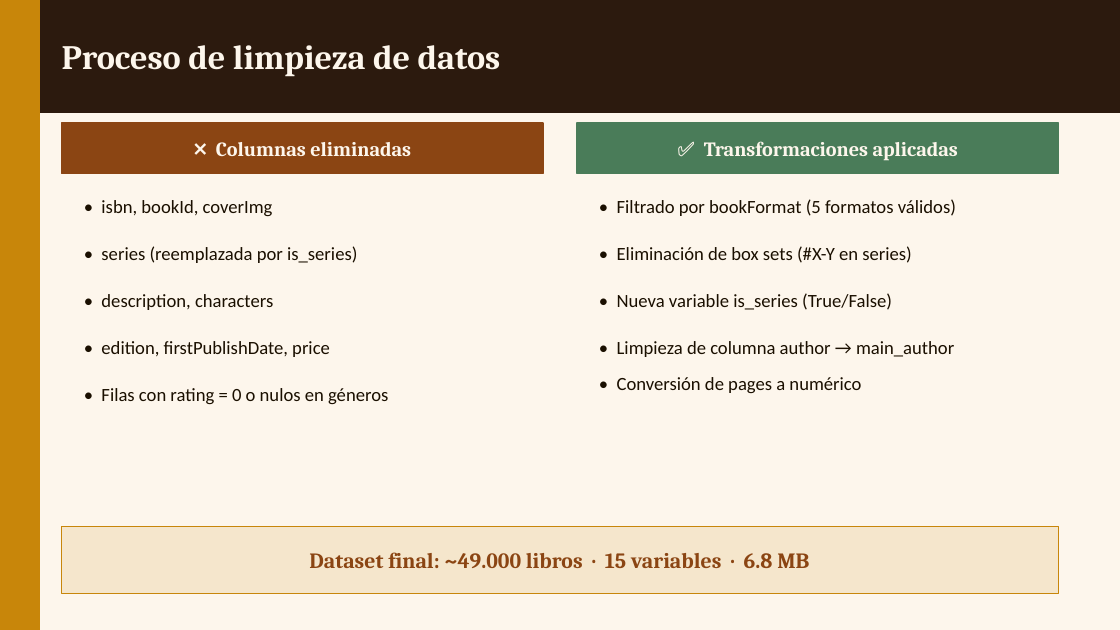
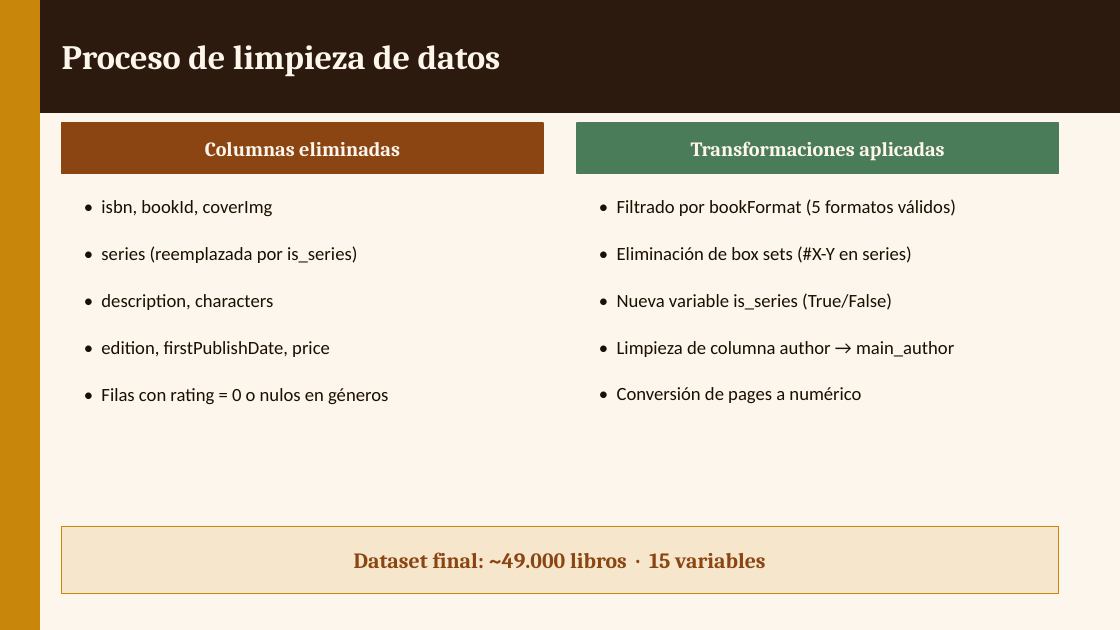
Before and after one commit to fgoiri/EDA-GoodReads-Books, a slide deck: slide 4 of Presentacion/EDA_Goodreads.pptx. Drawn at 1120x630 pixels with LibreOffice and Linux fonts; fonts in the diff are those of the drawing. Boxes give left, top, right and bottom in pixels: in the first picture for what was removed or moved away, otherwise in the second. Text is boxed around its words. In the diff, an @@ line names an element or a change of style, - is before the commit and + after.

```diff
--- a/Presentacion/EDA_Goodreads.pptx
+++ b/Presentacion/EDA_Goodreads.pptx
@@ text at (205,142,400,156): text changed @@
-❌ Columnas eliminadas
+Columnas eliminadas
@@ text at (691,141,944,161): text changed @@
-✅ Transformaciones aplicadas
+Transformaciones aplicadas
@@ text "• Conversión de pages a ...": place and size @@
-text "• Conversión de pages a ..." at (617,377,861,393)
+text "• Conversión de pages a ..." at (617,387,861,403)
@@ text at (354,552,765,568): text changed @@
-Dataset final: ~49.000 libros · 15 variables · 6.8 MB
+Dataset final: ~49.000 libros · 15 variables
```
Also in this commit, not shown: 4 other slides changed, 1 slide removed, 2 other files.
